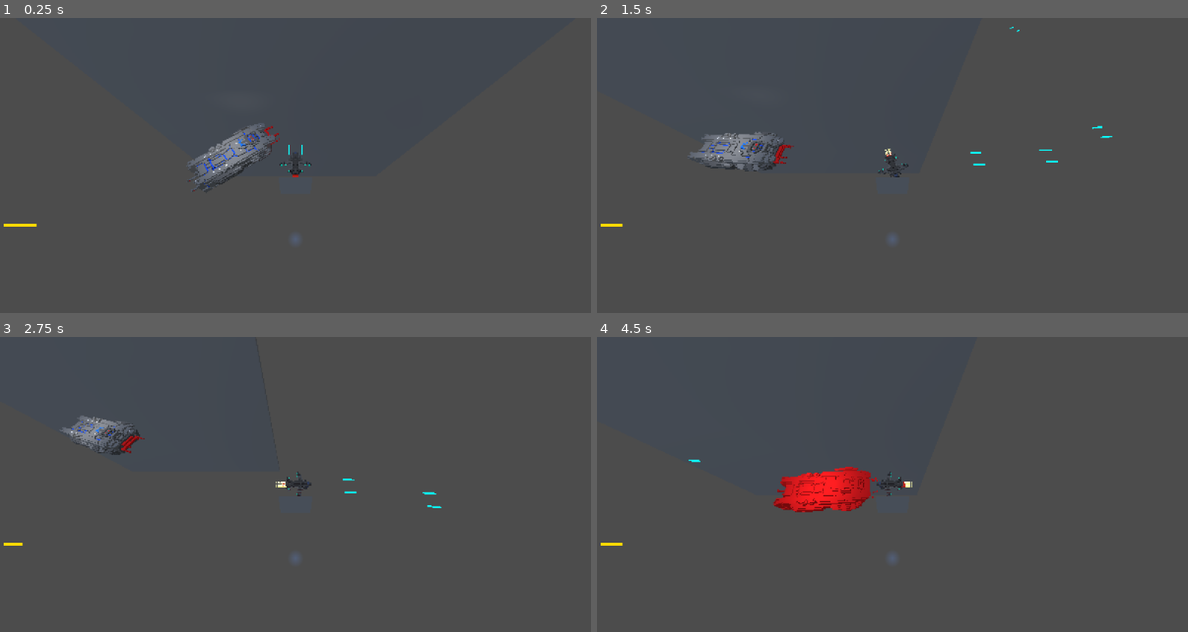
Above: before the commit, frames 1-4 (two rows, left to right).
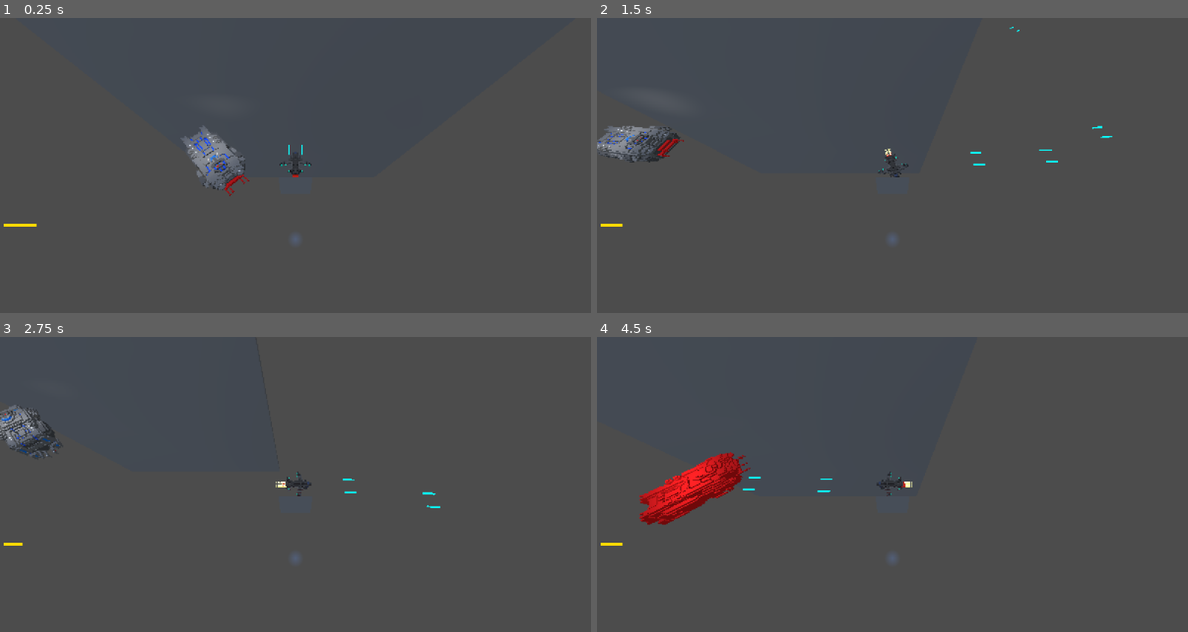
Above: after the commit, the same moments.

Repository: EvergreenSpock/Space-Survivors
Game: Godot game, scene res://Scenes/main_scene.tscn
The game is run twice, just before and just after one commit, with the same random seed, the same clock (stepped at 60 frames per second) and the same inputs. A sky picture missing from this copy of the repository is replaced by a grey-blue gradient.
Inputs (mouse positions are in pixels of both pictures, inside the frame that each line leads up to):
- Up to frame 1 (0.25 s): no input
- Up to frame 2 (1.5 s): move the mouse to (1022, 150) at 0.52 s; hold Right (move_right) 0.53-1.28 s; hold Shift (boost) 0.53-1.28 s; move the mouse to (774, 180) at 1.27 s; hold S (move_back) from 1.28 s (still down); click (774, 180) at 1.35 s
- Up to frame 3 (2.75 s): move the mouse to (354, 419) at 2.02 s; release S (move_back) at 2.03 s; hold Right (move_right) from 2.03 s (still down); hold Shift (boost) from 2.03 s (still down)
- Up to frame 4 (4.5 s): move the mouse to (862, 543) at 2.77 s; release Right (move_right) at 2.78 s; release Shift (boost) at 2.78 s; hold W (move_forward) 2.78-3.53 s; click (862, 543) at 2.85 s; move the mouse to (1069, 528) at 3.52 s; hold Shift (boost) 3.53-4.28 s; hold Left (move_left) from 3.53 s (still down); move the mouse to (715, 440) at 4.27 s; click (715, 440) at 4.35 s

The runs differ from the first frame. In frame 1, 1.5% of the frame differs, in the area x 30-48%, y 35-61%; in frame 2, 2.0%; in frame 3, 1.4%; in frame 4, 4.3%, in the area x 7-48%, y 39-64%.

Commit message:
Sniper bot works

Diff:
--- a/Scenes/bullet_pew_pew.tscn
+++ b/Scenes/bullet_pew_pew.tscn
@@ -33,7 +33,7 @@
 size = Vector3(0.2, 0.2, 2)
 
 [node name="Bullet pew pew" type="RigidBody3D"]
-collision_layer = 2
+collision_layer = 0
 script = ExtResource("1_1ncwr")
 
 [node name="BulletMesh" type="MeshInstance3D" parent="."]
--- a/Scenes/enemy.gd
+++ b/Scenes/enemy.gd
@@ -1,28 +1,56 @@
 extends "res://Scripts/ship.gd"
 
-@export var detection_radius := 25.0
+@export var desired_distance := 40.0
+@export var distance_tolerance := 3.0
 @export var fire_cooldown := 1.5
 @export var bullet_scene: PackedScene
-@export var speed := 5
+@export var speed := 10
 
-@onready var player = get_node("../Player")
+@onready var gunBarrel = $"Pew Pew/RayCast3D"
+@onready var player := get_node("../Player")
 var can_fire := true
+var bullet = load("res://Scenes/heavy_bullet.tscn")
+var instance
+var bullet_cooldown_is_ready:bool = true
 
-#func _ready() -> void:
-	#var shader_mat := mesh.get_active_material(0) as ShaderMaterial
-	#if shader_mat and shader_mat.has_parameter("tex"):
-	#shader_mat.set_shader_parameter("tex", preload("res://Package/Enemy_Warship/Warship.png"))
+
 func ai_get_direction():
-	return player.position - self.position
+	var to_player = player.global_position - global_position
+	var distance = to_player.length()
+
+	if distance < desired_distance - distance_tolerance:
+		can_fire = false
+		return -to_player
+	elif distance > desired_distance + distance_tolerance:
+		can_fire = true
+		return to_player
+	else:
+		can_fire = true
+		# In sweet spot — stay still
+		return Vector3.ZERO
+
 func ai_move():
 	var direction = ai_get_direction()
-	velocity = direction.normalized() * speed
-	move_and_slide()
+	if direction != Vector3.ZERO:
+		velocity = direction.normalized() * speed
+		move_and_slide()
+	else:
+		velocity = Vector3.ZERO
+
 func _process(_delta):
 	ai_move()
-	var target_basis = Basis().looking_at(ai_get_direction().normalized(), Vector3.UP)
-	global_transform.basis = global_transform.basis.slerp(target_basis, 3 * get_process_delta_time())
+	var direction = ai_get_direction()
+	if direction != Vector3.ZERO:
+		var target_basis = Basis().looking_at(direction.normalized(), Vector3.UP)
+		global_transform.basis = global_transform.basis.slerp(target_basis, 3 * get_process_delta_time())
+		global_position.y = 2.0
+	if bullet_cooldown_is_ready and can_fire:
+		bullet_cooldown_is_ready = false
+		$BulletCooldown.start()
+		instance = bullet.instantiate()
+		instance.position = gunBarrel.global_position
+		instance.transform.basis = gunBarrel.global_transform.basis
+		get_tree().current_scene.add_child(instance)
 
-#func flash_damage():
-	#var tween = get_tree().create_tween()
-	#tween.tween_property(self, "modulate", Color.WHITE, 3)
+func _on_bullet_cooldown_timeout() -> void:
+	bullet_cooldown_is_ready = true; # Replace with function body.
--- a/Scenes/enemy.tscn
+++ b/Scenes/enemy.tscn
@@ -1,13 +1,29 @@
-[gd_scene load_steps=9 format=3 uid="uid://cgp6fcnhlaaqu"]
+[gd_scene load_steps=10 format=3 uid="uid://cgp6fcnhlaaqu"]
 
 [ext_resource type="Script" uid="uid://dmbuov0xhbfo1" path="res://Scenes/enemy.gd" id="1_afpow"]
 [ext_resource type="ArrayMesh" uid="uid://b873xg7k0ya6j" path="res://Package/Enemy_Warship/WarShip.obj" id="1_hghv2"]
 [ext_resource type="Script" uid="uid://v4kqg6pdjofy" path="res://Scripts/spot_light.gd" id="2_1f0kj"]
+[ext_resource type="PackedScene" uid="uid://2kop233hul0b" path="res://Scenes/pew_pew.tscn" id="4_287tu"]
 
 [sub_resource type="CapsuleShape3D" id="CapsuleShape3D_1f0kj"]
 margin = 0.1
 radius = 2.1
 height = 8.0
+
+[sub_resource type="Animation" id="Animation_0830c"]
+length = 0.001
+tracks/0/type = "value"
+tracks/0/imported = false
+tracks/0/enabled = true
+tracks/0/path = NodePath(".:material_overlay")
+tracks/0/interp = 1
+tracks/0/loop_wrap = true
+tracks/0/keys = {
+"times": PackedFloat32Array(0),
+"transitions": PackedFloat32Array(1),
+"update": 1,
+"values": [null]
+}
 
 [sub_resource type="StandardMaterial3D" id="StandardMaterial3D_afpow"]
 albedo_color = Color(1, 0, 0, 1)
@@ -29,21 +45,6 @@
 "values": [SubResource("StandardMaterial3D_afpow"), null]
 }
 
-[sub_resource type="Animation" id="Animation_0830c"]
-length = 0.001
-tracks/0/type = "value"
-tracks/0/imported = false
-tracks/0/enabled = true
-tracks/0/path = NodePath(".:material_overlay")
-tracks/0/interp = 1
-tracks/0/loop_wrap = true
-tracks/0/keys = {
-"times": PackedFloat32Array(0),
-"transitions": PackedFloat32Array(1),
-"update": 1,
-"values": [null]
-}
-
 [sub_resource type="AnimationLibrary" id="AnimationLibrary_0830c"]
 _data = {
 &"RESET": SubResource("Animation_0830c"),
@@ -58,7 +59,7 @@
 shape = SubResource("CapsuleShape3D_1f0kj")
 
 [node name="ShipMesh" type="MeshInstance3D" parent="."]
-transform = Transform3D(2, 0, 0, 0, 2, 0, 0, 0, 2, 0, 0, 0)
+transform = Transform3D(-2, 0, -1.74846e-07, 0, 2, 0, 1.74846e-07, 0, -2, 0, 0, 0)
 layers = 4
 gi_mode = 0
 mesh = ExtResource("1_hghv2")
@@ -78,3 +79,11 @@
 libraries = {
 &"": SubResource("AnimationLibrary_0830c")
 }
+
+[node name="Pew Pew" parent="." instance=ExtResource("4_287tu")]
+transform = Transform3D(1, 0, 0, 0, 1, 0, 0, 0, 1, 0, -1, -5.6564)
+
+[node name="BulletCooldown" type="Timer" parent="."]
+one_shot = true
+
+[connection signal="timeout" from="BulletCooldown" to="." method="_on_bullet_cooldown_timeout"]
--- /dev/null
+++ b/Scenes/heavy_bullet.gd
@@ -0,0 +1,29 @@
+extends Node3D
+
+
+const SPEED = 100.0;
+
+@export var damage: int = 50 #Heavy damage bullet
+
+@onready var mesh = $BulletMesh
+@onready var ray = $RayCast3D
+@onready var particles = $GPUParticles3D
+
+
+signal hit_something(target: Node, damage: int)
+
+func _process(delta):
+	var collider = ray.get_collider()
+	global_position += -global_transform.basis.z * SPEED * delta
+	if collider and collider.has_method("apply_damage"):
+		emit_signal("hit_something", collider, damage)
+		collider.apply_damage(damage)
+		particles.emitting = true
+		mesh.visible = false
+		await get_tree().create_timer(0.5).timeout
+		queue_free()
+
+
+func _on_timer_timeout() -> void:
+	particles.emitting = true
+	queue_free()
--- /dev/null
+++ b/Scenes/heavy_bullet.tscn
@@ -0,0 +1,65 @@
+[gd_scene load_steps=8 format=3 uid="uid://cku0iphcbwx32"]
+
+[ext_resource type="Script" uid="uid://bcp28mvg27cm1" path="res://Scenes/heavy_bullet.gd" id="1_tt71b"]
+
+[sub_resource type="BoxMesh" id="BoxMesh_y1nk6"]
+size = Vector3(0.4, 0.4, 3.7)
+
+[sub_resource type="StandardMaterial3D" id="StandardMaterial3D_tt71b"]
+albedo_color = Color(0.937357, 0, 0.137189, 1)
+emission_enabled = true
+emission = Color(0.806422, 0, 0.0870925, 1)
+emission_energy_multiplier = 5.0
+disable_receive_shadows = true
+
+[sub_resource type="StandardMaterial3D" id="StandardMaterial3D_imeci"]
+albedo_color = Color(0, 0.552941, 0.701961, 1)
+emission_enabled = true
+emission = Color(0, 0.552941, 0.701961, 1)
+emission_energy_multiplier = 8.0
+
+[sub_resource type="ParticleProcessMaterial" id="ParticleProcessMaterial_nj43p"]
+emission_shape_scale = Vector3(1, 2, 1)
+direction = Vector3(1, 0, 1)
+initial_velocity_min = 4.0
+initial_velocity_max = 6.0
+radial_velocity_min = 0.999978
+radial_velocity_max = 5.99998
+
+[sub_resource type="BoxMesh" id="BoxMesh_g56pn"]
+size = Vector3(0.1, 0.1, 0.1)
+
+[sub_resource type="BoxShape3D" id="BoxShape3D_kfa40"]
+size = Vector3(0.4, 0.4, 4)
+
+[node name="HeavyBullet" type="RigidBody3D"]
+collision_layer = 0
+collision_mask = 3
+script = ExtResource("1_tt71b")
+
+[node name="BulletMesh" type="MeshInstance3D" parent="."]
+gi_mode = 0
+mesh = SubResource("BoxMesh_y1nk6")
+surface_material_override/0 = SubResource("StandardMaterial3D_tt71b")
+
+[node name="RayCast3D" type="RayCast3D" parent="."]
+transform = Transform3D(1, 0, 0, 0, 1, 0, 0, 0, 1, 0, 0, -1.78149)
+target_position = Vector3(0, 0, -1.5)
+
+[node name="GPUParticles3D" type="GPUParticles3D" parent="."]
+transform = Transform3D(0.185701, 0, -0.982606, 0, 1, 0, 0.982606, 0, 0.185701, 0, 0, -0.873206)
+material_override = SubResource("StandardMaterial3D_imeci")
+emitting = false
+lifetime = 1.5
+one_shot = true
+explosiveness = 1.0
+process_material = SubResource("ParticleProcessMaterial_nj43p")
+draw_pass_1 = SubResource("BoxMesh_g56pn")
+
+[node name="Timer" type="Timer" parent="."]
+wait_time = 5.0
+one_shot = true
+autostart = true
+
+[node name="CollisionShape3D" type="CollisionShape3D" parent="."]
+shape = SubResource("BoxShape3D_kfa40")
--- a/Scenes/player.tscn
+++ b/Scenes/player.tscn
@@ -25,6 +25,47 @@
 [sub_resource type="BoxMesh" id="BoxMesh_fkybt"]
 material = SubResource("StandardMaterial3D_x6ack")
 size = Vector3(0.15, 0.1, 0.1)
+
+[sub_resource type="StandardMaterial3D" id="StandardMaterial3D_fkybt"]
+albedo_color = Color(1, 0, 0, 1)
+
+[sub_resource type="Animation" id="Animation_x3wgy"]
+resource_name = "hit"
+length = 0.2
+step = 0.1
+tracks/0/type = "value"
+tracks/0/imported = false
+tracks/0/enabled = true
+tracks/0/path = NodePath("Pivot/ShipMesh:material_override")
+tracks/0/interp = 1
+tracks/0/loop_wrap = true
+tracks/0/keys = {
+"times": PackedFloat32Array(0, 0.2),
+"transitions": PackedFloat32Array(1, 1),
+"update": 1,
+"values": [SubResource("StandardMaterial3D_fkybt"), null]
+}
+
+[sub_resource type="Animation" id="Animation_3smsa"]
+length = 0.001
+tracks/0/type = "value"
+tracks/0/imported = false
+tracks/0/enabled = true
+tracks/0/path = NodePath("Pivot/ShipMesh:material_override")
+tracks/0/interp = 1
+tracks/0/loop_wrap = true
+tracks/0/keys = {
+"times": PackedFloat32Array(0),
+"transitions": PackedFloat32Array(1),
+"update": 1,
+"values": [null]
+}
+
+[sub_resource type="AnimationLibrary" id="AnimationLibrary_8erm5"]
+_data = {
+&"RESET": SubResource("Animation_3smsa"),
+&"hit": SubResource("Animation_x3wgy")
+}
 
 [node name="Player" type="CharacterBody3D"]
 transform = Transform3D(1.98927, 0, 0, 0, 1.98927, 0, 0, 0, 1.98927, 0, 0, 0)
@@ -82,6 +123,12 @@
 process_material = SubResource("ParticleProcessMaterial_vgqql")
 draw_pass_1 = SubResource("BoxMesh_fkybt")
 
+[node name="hitflashanim" type="AnimationPlayer" parent="Pivot/ShipMesh"]
+root_node = NodePath("../../..")
+libraries = {
+&"": SubResource("AnimationLibrary_8erm5")
+}
+
 [node name="Pew Pew" parent="Pivot" instance=ExtResource("6_x3wgy")]
 transform = Transform3D(0.502697, 0, 0, 0, 0.502697, 0, 0, 0, 0.502697, 1.042, -0.225, -1)
 
--- a/Scripts/player.gd
+++ b/Scripts/player.gd
@@ -27,10 +27,12 @@
 var instance
 var instance2
 var bullet_cooldown_is_ready:bool = true
+var can_fire := true
 
 #Bullet raycasts for the primary gun. Should probably separated into a separate class so that we can just import the classes when the upgrade and change weapons.
 @onready var gunBarrel = $"Pivot/Pew Pew/RayCast3D"
 @onready var gunBarrel2 = $"Pivot/Pew Pew 2/RayCast3D"
+
 # The last movement or aim direction input by the player
 
 func _ready():
@@ -102,6 +104,7 @@
 	# Ground Velocity
 	target_velocity.x = direction.x * speed
 	target_velocity.z = direction.z * speed
+	global_position.y = 2.0
 
 	# Vertical Velocity
 	#if not is_on_floor(): # If in the air, fall towards the floor. Literally gravity
--- a/Scripts/ship.gd
+++ b/Scripts/ship.gd
@@ -5,6 +5,9 @@
 
 @onready var mesh: Node3D = get_node_or_null("Pivot/ShipMesh") \
 	if get_node_or_null("Pivot/ShipMesh") != null else get_node_or_null("ShipMesh")
+
+@onready var hitflashanim: AnimationPlayer = get_node_or_null("Pivot/ShipMesh/hitflashanim") \
+	if get_node_or_null("Pivot/ShipMesh/hitflashanim") != null else get_node_or_null("ShipMesh/hitflashanim")
 
 var health := max_health
 var shield := max_shield
@@ -39,7 +42,7 @@
 		queue_free()
 
 func flash_damage():
-	$ShipMesh/hitflashanim.play("hit")
+	hitflashanim.play("hit")
 	#if not mesh:
 		#return
 #
Not shown, added: Scenes/heavy_bullet.gd.uid
Not shown: 1 places in Scenes/player.tscn that only renumber resources
